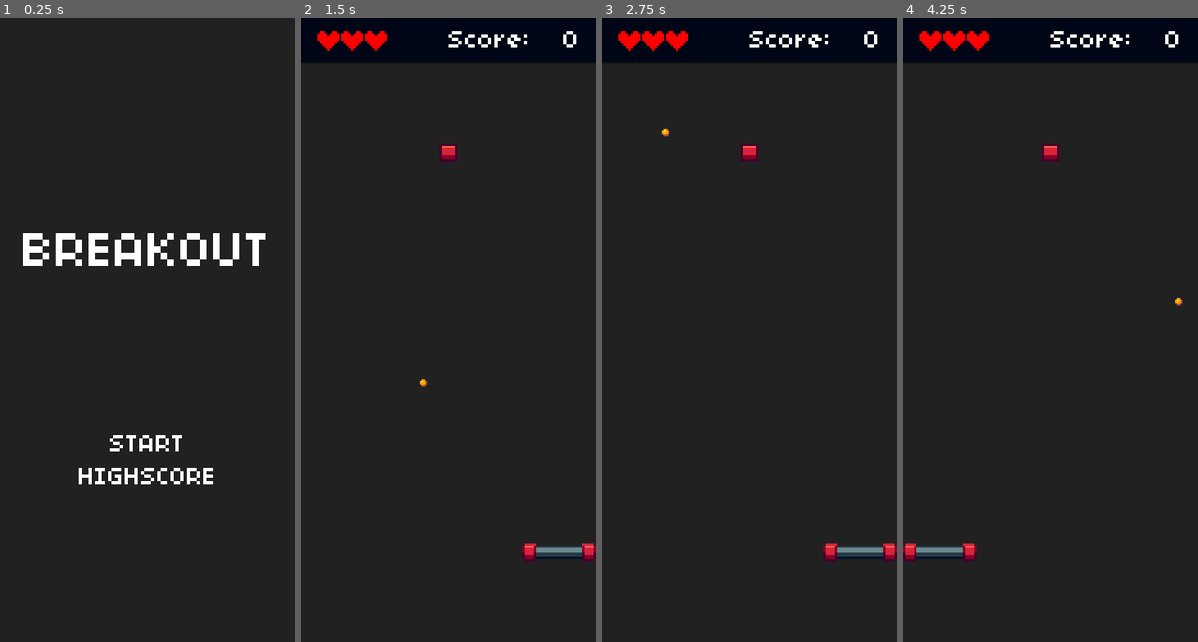
Above: before the commit, frames 1-4 (left to right).
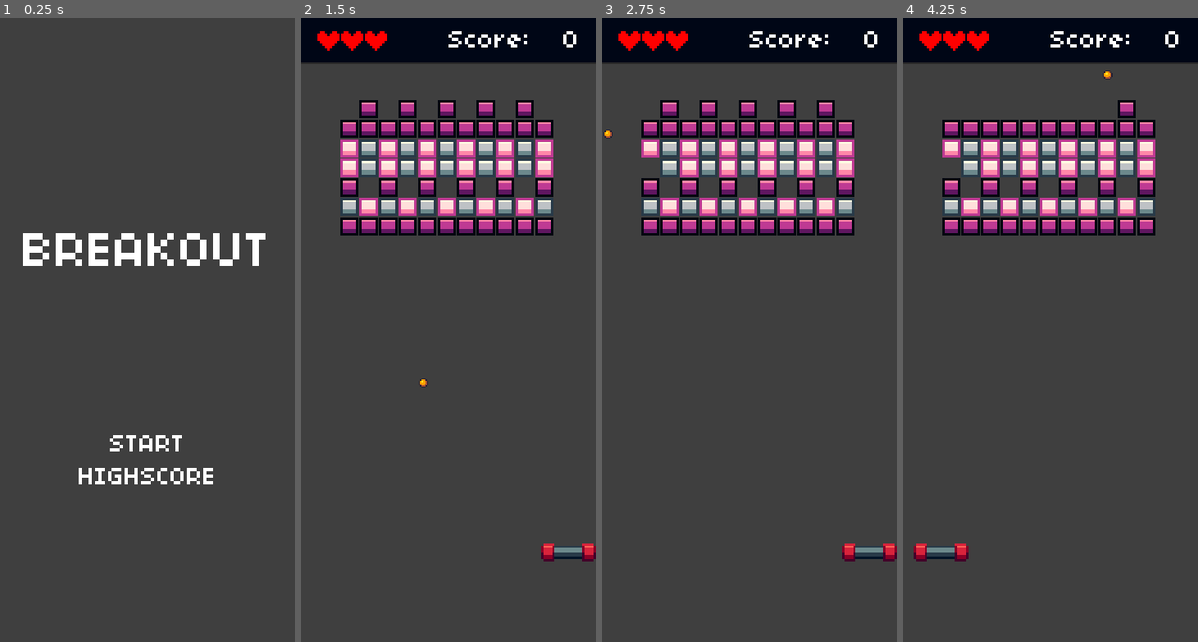
Above: after the commit, the same moments.

Repository: alfinprasetya/Gd-Breakout
Game: Godot game, scene res://Main.tscn
The game is run twice, just before and just after one commit, with the same random seed, the same clock (stepped at 60 frames per second) and the same inputs.
Inputs:
- Up to frame 1 (0.25 s): no input
- Up to frame 2 (1.5 s): tap Enter (ui_accept) at 0.5, 0.77, 1.25 s; hold Right (ui_right) 0.53-1.28 s; hold Down (ui_down) from 1.28 s (still down)
- Up to frame 3 (2.75 s): tap Enter (ui_accept) at 1.52 s; release Down (ui_down) at 2.03 s; hold Right (ui_right) from 2.03 s (still down)
- Up to frame 4 (4.25 s): release Right (ui_right) at 2.78 s; hold Up (ui_up) 2.78-3.53 s; tap Enter (ui_accept) at 3.02, 3.5, 3.77 s; hold Left (ui_left) from 3.53 s (still down)

The runs differ from the first frame. In frame 1, 97% of the frame differs, in the area x 0-100%, y 0-100%; in frame 2, 92%; in frame 3, 92%; in frame 4, 92%.

Commit message:
v.0.4 : Dynamic Level Update

Diff:
--- a/Main.tscn
+++ b/Main.tscn
@@ -1,7 +1,6 @@
-[gd_scene load_steps=9 format=2]
+[gd_scene load_steps=8 format=2]
 
 [ext_resource path="res://Main.gd" type="Script" id=1]
-[ext_resource path="res://assets/graphics/background.png" type="Texture" id=2]
 [ext_resource path="res://scene/TitlescreenScene.tscn" type="PackedScene" id=3]
 [ext_resource path="res://assets/sounds/hurt.wav" type="AudioStream" id=4]
 [ext_resource path="res://assets/sounds/confirm.wav" type="AudioStream" id=5]
@@ -20,7 +19,6 @@
 }
 
 [node name="TextureRect" type="TextureRect" parent="Background"]
-visible = false
 anchor_left = 0.5
 anchor_top = 0.5
 anchor_right = 0.5
@@ -29,11 +27,12 @@
 margin_top = 62.0
 margin_right = 20.0
 margin_bottom = 62.0
-texture = ExtResource( 2 )
+rect_scale = Vector2( 0.5, 0.5 )
 expand = true
 stretch_mode = 4
 
 [node name="ColorRect" type="ColorRect" parent="Background"]
+modulate = Color( 1, 1, 1, 0.313726 )
 anchor_right = 1.0
 anchor_bottom = 1.0
 color = Color( 0.133333, 0.133333, 0.133333, 1 )
--- a/entities/Brick.tscn
+++ b/entities/Brick.tscn
@@ -1,23 +1,27 @@
-[gd_scene load_steps=3 format=2]
+[gd_scene load_steps=4 format=2]
 
 [ext_resource path="res://assets/graphics/breakout.png" type="Texture" id=1]
+[ext_resource path="res://scripts/Brick.gd" type="Script" id=2]
 
 [sub_resource type="RectangleShape2D" id=5]
 extents = Vector2( 8, 8 )
 
 [node name="Brick" type="StaticBody2D"]
-position = Vector2( 218, 82 )
+scale = Vector2( 0.7, 0.7 )
 collision_layer = 16
 collision_mask = 0
+script = ExtResource( 2 )
 __meta__ = {
 "_edit_group_": true
 }
 
 [node name="Sprite" type="Sprite" parent="."]
 texture = ExtResource( 1 )
+centered = false
 hframes = 48
 vframes = 32
-frame = 576
+frame = 577
 
 [node name="CollisionShape2D" type="CollisionShape2D" parent="."]
+position = Vector2( 8, 8 )
 shape = SubResource( 5 )
--- /dev/null
+++ b/entities/LevelMaker.tscn
@@ -0,0 +1,6 @@
+[gd_scene load_steps=2 format=2]
+
+[ext_resource path="res://scripts/LevelMaker.gd" type="Script" id=1]
+
+[node name="Level" type="Node2D"]
+script = ExtResource( 1 )
--- a/scene/PlayScene.tscn
+++ b/scene/PlayScene.tscn
@@ -1,10 +1,9 @@
-[gd_scene load_steps=9 format=2]
+[gd_scene load_steps=8 format=2]
 
 [ext_resource path="res://scripts/PlayScene.gd" type="Script" id=1]
 [ext_resource path="res://entities/Player.tscn" type="PackedScene" id=2]
 [ext_resource path="res://entities/Ball.tscn" type="PackedScene" id=3]
 [ext_resource path="res://entities/HUD.tscn" type="PackedScene" id=4]
-[ext_resource path="res://entities/Brick.tscn" type="PackedScene" id=5]
 
 [sub_resource type="RectangleShape2D" id=2]
 extents = Vector2( 90, 27 )
@@ -75,10 +74,6 @@
 "_edit_lock_": true
 }
 
-[node name="Brick" parent="." instance=ExtResource( 5 )]
-position = Vector2( 90, 82 )
-scale = Vector2( 0.7, 0.7 )
-
 [connection signal="hit_brick" from="Ball" to="." method="_on_Ball_hit_brick"]
 [connection signal="hit_player" from="Ball" to="." method="_on_Ball_hit_player"]
 [connection signal="hit_wall" from="Ball" to="." method="_on_Ball_hit_wall"]
--- a/scripts/Ball.gd
+++ b/scripts/Ball.gd
@@ -5,7 +5,6 @@
 signal hit_player
 
 onready var Player = get_parent().get_node("Player")
-onready var Brick = get_parent().get_node("Brick")
 onready var Wall = {
 	top = get_parent().get_node("Wall").get_node("Wall_Top"),
 	left = get_parent().get_node("Wall").get_node("Wall_Left"),
@@ -23,13 +22,14 @@
 	if _collision:
 		_direction = _direction.bounce(_collision.normal)
 
-		if _collision.collider in Wall.values():
-			emit_signal("hit_wall")
-		if _collision.collider == Brick:
-			emit_signal("hit_brick")
 		if _collision.collider == Player:
 			emit_signal("hit_player")
 			_direction.x = get_x_bounce_direction(_collision)
+		elif _collision.collider in Wall.values():
+			emit_signal("hit_wall")
+		elif _collision.collider.get_meta("brick"):
+			emit_signal("hit_brick")
+			_collision.collider.hit()
 
 func get_x_bounce_direction(collision: KinematicCollision2D):
 	var relative_x = collision.position.x - Player.position.x
--- /dev/null
+++ b/scripts/Brick.gd
@@ -0,0 +1,7 @@
+extends StaticBody2D
+
+func _ready() -> void:
+	set_meta("brick", true)
+
+func hit():
+	queue_free()
--- /dev/null
+++ b/scripts/LevelMaker.gd
@@ -0,0 +1,68 @@
+extends Node2D
+
+const brick_scene = preload("res://entities/Brick.tscn")
+
+var brick_size = 17 * 0.7
+
+func _ready() -> void:
+	level_maker()
+
+func level_maker() -> void:
+	randomize()
+
+	var Rows = randi() % 18 + 2
+	var Cols = randi() % 9 + 5
+	Cols = Cols + 1 if Cols % 2 == 0 else Cols
+
+	var Gap = false
+	var gapStart = 1
+
+	if Cols >= 9:
+		Gap = true if randi() % 2 == 0 else false
+		if Gap:
+			gapStart = randi() % ((Cols-3)/2) + 1
+
+	var alternateColor1 = randi() % 10 + 12
+	var alternateColor2 = randi() % 10 + 12
+	var solidColor = randi() % 10 + 12
+
+	for row in range(Rows):
+
+		var skipPattern = true if randi() % 2 == 0 else false
+		var skipFlag = true if randi() % 2 == 0 else false
+
+		var alternatePattern = true if randi() % 2 == 0 else false
+		var alternateFlag = true if randi() % 2 == 0 else false
+
+		for col in range(Cols):
+			if Gap:
+				if (col == gapStart or
+					col == gapStart + 1 or
+					col == Cols - 1 - gapStart or
+					col == Cols - 1 - gapStart - 1):
+					skipFlag = not skipFlag
+					alternateFlag = not alternateFlag
+					continue
+
+			if skipPattern and skipFlag:
+				skipFlag = not skipFlag
+				alternateFlag = not alternateFlag
+				continue
+			else:
+				skipFlag = not skipFlag
+
+			if alternatePattern and alternateFlag:
+				spawn_brick(Cols, row, col, alternateColor1)
+				alternateFlag = not alternateFlag
+			elif alternatePattern and not alternateFlag:
+				spawn_brick(Cols, row, col, alternateColor2)
+				alternateFlag = not alternateFlag
+			else:
+				spawn_brick(Cols, row, col, solidColor)
+
+func spawn_brick(Total_Column, row, col, color) -> void:
+	var brick = brick_scene.instance()
+	add_child(brick)
+	brick.position.x = brick_size * ((15 - Total_Column)/2 + col)
+	brick.position.y = row * brick_size
+	brick.get_node("Sprite").frame_coords.y = color
--- a/scripts/PlayScene.gd
+++ b/scripts/PlayScene.gd
@@ -1,13 +1,19 @@
 extends BaseScene
+
+export (int, 1, 3) var level = 1
 
 onready var Ball = $Ball
 onready var Player = $Player
 onready var HUD = $HUD
 
+const levelMaker_scene = preload("res://entities/LevelMaker.tscn")
+
 var _serve = true
 
 func _ready() -> void:
 	Ball.position.x = Player.position.x
+	load_level()
+
 
 func _physics_process(_delta: float) -> void:
 	if Input.is_action_just_pressed("ui_cancel"):
@@ -19,6 +25,15 @@
 		if Input.is_action_just_pressed("ui_accept"):
 			_serve = false
 			Ball.serve()
+
+func load_level() -> void:
+	var levelMaker = levelMaker_scene.instance()
+	add_child(levelMaker)
+	levelMaker.position.y = 50
+	if (levelMaker.get_child_count() <= (level-1)*70 or
+		levelMaker.get_child_count() >= level*70) :
+		levelMaker.queue_free()
+		load_level()
 
 func _on_Ball_hit_wall() -> void:
 	play_sound("wall_hit")
--- a/scripts/Player.gd
+++ b/scripts/Player.gd
@@ -1,7 +1,7 @@
 extends KinematicBody2D
 
 export var speed = 200
-export var player_length = 4
+export (int, 1, 7) var player_length = 3
 
 onready var player_map = $PlayerMap
 
Binary file removed: assets/graphics/player.png
Not shown, removed: assets/graphics/player.png.import
